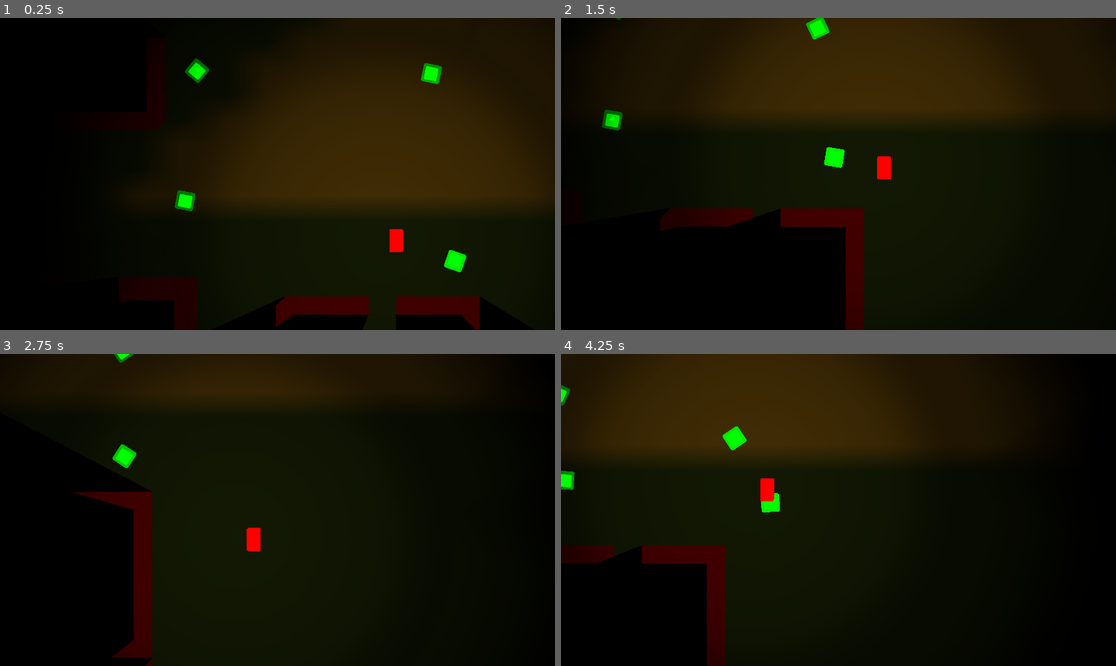
Above: before the commit, frames 1-4 (two rows, left to right).
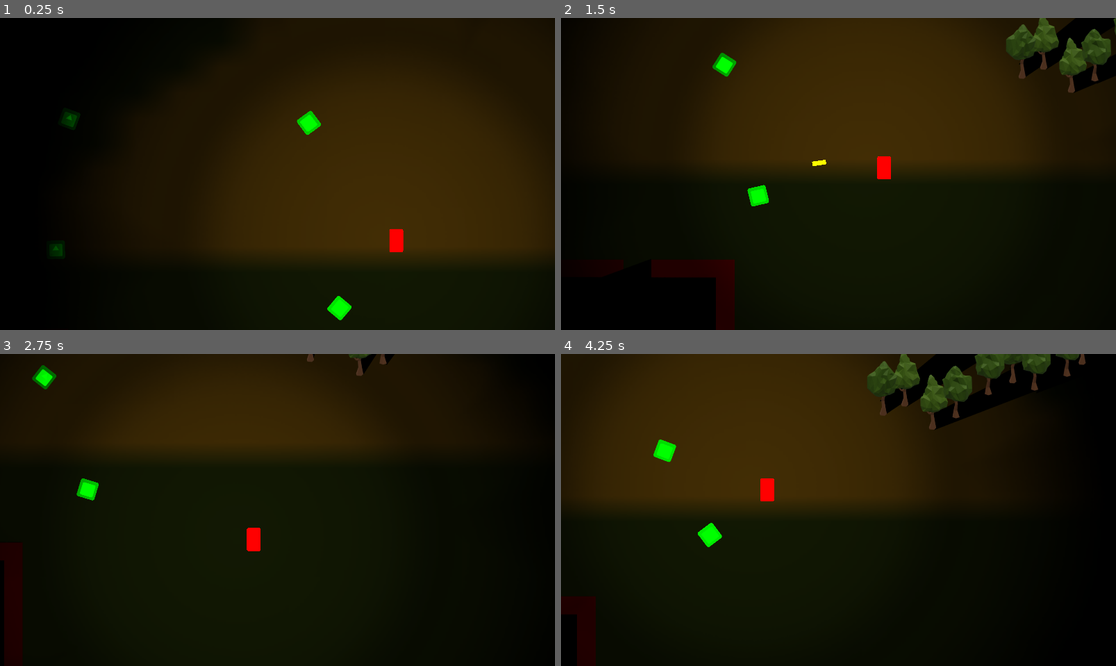
Above: after the commit, the same moments.

Repository: FlanGrande/WinShooter
Game: Godot game, scene res://scenes/BaseScene.tscn
Same seed, same stepped clock (60 frames per second), same inputs: the game is played once before the commit and once after it. The engine's default icon, where the game draws it, is replaced by a stand-in: a white triangle on a blue panel in a dark square.
Inputs (mouse positions are in pixels of both pictures, inside the frame that each line leads up to):
- Up to frame 1 (0.25 s): no input
- Up to frame 2 (1.5 s): move the mouse to (960, 158) at 0.52 s; hold D (move_right) 0.53-1.28 s; click (960, 158) at 0.6 s; move the mouse to (727, 189) at 1.27 s; hold S (move_down) from 1.28 s (still down); click (727, 189) at 1.35 s
- Up to frame 3 (2.75 s): move the mouse to (333, 441) at 2.02 s; release S (move_down) at 2.03 s; hold D (move_right) from 2.03 s (still down); click (333, 441) at 2.1 s
- Up to frame 4 (4.25 s): move the mouse to (810, 572) at 2.77 s; release D (move_right) at 2.78 s; hold W (move_up) 2.78-3.53 s; click (810, 572) at 2.85 s; move the mouse to (1005, 556) at 3.52 s; hold A (move_left) from 3.53 s (still down); click (1005, 556) at 3.6 s

The runs differ from the first frame. In frame 1, 13% of the frame differs, in the area x 8-100%, y 12-100%; in frame 2, 17%; in frame 3, 13%; in frame 4, 18%, in the area x 0-95%, y 0-100%.

Commit message:
Created a bunch of assets.

Diff:
--- a/scenes/BaseScene.tscn
+++ b/scenes/BaseScene.tscn
@@ -6,7 +6,12 @@
 [ext_resource path="res://scenes/Environment/WallBlock.tscn" type="PackedScene" id=4]
 [ext_resource path="res://scenes/BaseScene.gd" type="Script" id=5]
 [ext_resource path="res://textures/lights/light.png" type="Texture" id=6]
+[ext_resource path="res://scenes/Environment/Tree.tscn" type="PackedScene" id=7]
 [ext_resource path="res://scenes/Environment/PolygonWall.tscn" type="PackedScene" id=8]
+[ext_resource path="res://scenes/Environment/House.tscn" type="PackedScene" id=9]
+[ext_resource path="res://textures/environment/tree2.png" type="Texture" id=10]
+[ext_resource path="res://textures/environment/tree3.png" type="Texture" id=11]
+[ext_resource path="res://textures/environment/tree4.png" type="Texture" id=12]
 
 [sub_resource type="Environment" id=1]
 
@@ -29,6 +34,7 @@
 modulate = Color( 0.320313, 0.219237, 0.0262756, 1 )
 position = Vector2( 1568, 544 )
 scale = Vector2( 145.397, 88.9561 )
+z_index = -2
 texture = ExtResource( 1 )
 
 [node name="nd_outerWalls" type="Node2D" parent="."]
@@ -131,6 +137,115 @@
 [node name="Polygon2D" parent="nd_Buildings/House4/Room3/PolygonWall" index="0"]
 polygon = PoolVector2Array( -352.001, -383.999, -48.0009, -384, -48.0007, -304, -272.001, -303.999, -352, -207.999, -352, -111.999, -272, -15.9994, -64.0001, -15.9999, 31.9998, -112, 31.9996, -160, 95.9996, -160, 96, 31.9998, 32, 32, -416, 32.0009, -416.001, -383.999 )
 
+[node name="House" parent="nd_Buildings" instance=ExtResource( 9 )]
+position = Vector2( 3488, -240 )
+
+[node name="nd_Trees" type="Node2D" parent="."]
+
+[node name="Tree" parent="nd_Trees" instance=ExtResource( 7 )]
+position = Vector2( 3248, -272 )
+z_index = 0
+
+[node name="Tree7" parent="nd_Trees" instance=ExtResource( 7 )]
+position = Vector2( 2864, -96 )
+
+[node name="Tree8" parent="nd_Trees" instance=ExtResource( 7 )]
+position = Vector2( 2592, -64 )
+
+[node name="Tree19" parent="nd_Trees" instance=ExtResource( 7 )]
+position = Vector2( 2288, 272 )
+
+[node name="Tree20" parent="nd_Trees" instance=ExtResource( 7 )]
+position = Vector2( 2384, 352 )
+
+[node name="Tree9" parent="nd_Trees" instance=ExtResource( 7 )]
+position = Vector2( 2304, -96 )
+
+[node name="Tree10" parent="nd_Trees" instance=ExtResource( 7 )]
+position = Vector2( 2144, 64 )
+
+[node name="Tree2" parent="nd_Trees" instance=ExtResource( 7 )]
+position = Vector2( 3248, -176 )
+texture = ExtResource( 10 )
+
+[node name="Tree11" parent="nd_Trees" instance=ExtResource( 7 )]
+position = Vector2( 2768, -96 )
+texture = ExtResource( 10 )
+
+[node name="Tree12" parent="nd_Trees" instance=ExtResource( 7 )]
+position = Vector2( 2720, -16 )
+texture = ExtResource( 10 )
+
+[node name="Tree13" parent="nd_Trees" instance=ExtResource( 7 )]
+position = Vector2( 2544, -128 )
+z_index = 0
+texture = ExtResource( 10 )
+
+[node name="Tree6" parent="nd_Trees" instance=ExtResource( 7 )]
+position = Vector2( 3808, -48 )
+z_index = 2
+texture = ExtResource( 10 )
+
+[node name="Tree3" parent="nd_Trees" instance=ExtResource( 7 )]
+position = Vector2( 3632, 48 )
+z_index = 2
+texture = ExtResource( 11 )
+
+[node name="Tree14" parent="nd_Trees" instance=ExtResource( 7 )]
+position = Vector2( 2896, 128 )
+z_index = 2
+texture = ExtResource( 11 )
+
+[node name="Tree15" parent="nd_Trees" instance=ExtResource( 7 )]
+position = Vector2( 2656, 192 )
+z_index = 2
+texture = ExtResource( 11 )
+
+[node name="Tree16" parent="nd_Trees" instance=ExtResource( 7 )]
+position = Vector2( 2384, -112 )
+z_index = 2
+texture = ExtResource( 11 )
+
+[node name="Tree17" parent="nd_Trees" instance=ExtResource( 7 )]
+position = Vector2( 2224, -48 )
+z_index = 2
+texture = ExtResource( 11 )
+
+[node name="Tree18" parent="nd_Trees" instance=ExtResource( 7 )]
+position = Vector2( 2208, 304 )
+z_index = 2
+texture = ExtResource( 11 )
+
+[node name="Tree5" parent="nd_Trees" instance=ExtResource( 7 )]
+position = Vector2( 3760, -32 )
+z_index = 2
+texture = ExtResource( 11 )
+
+[node name="Tree4" parent="nd_Trees" instance=ExtResource( 7 )]
+position = Vector2( 3712, 32 )
+z_index = 2
+texture = ExtResource( 12 )
+
+[node name="Tree21" parent="nd_Trees" instance=ExtResource( 7 )]
+position = Vector2( 2848, 176 )
+z_index = 2
+texture = ExtResource( 12 )
+
+[node name="Tree22" parent="nd_Trees" instance=ExtResource( 7 )]
+position = Vector2( 2736, 224 )
+z_index = 2
+texture = ExtResource( 12 )
+
+[node name="Tree23" parent="nd_Trees" instance=ExtResource( 7 )]
+position = Vector2( 2576, 240 )
+z_index = 2
+texture = ExtResource( 12 )
+
+[node name="Tree24" parent="nd_Trees" instance=ExtResource( 7 )]
+position = Vector2( 2464, 320 )
+z_index = 2
+texture = ExtResource( 12 )
+
 [node name="Enemy" parent="." instance=ExtResource( 3 )]
 position = Vector2( 216, 224 )
 
@@ -145,13 +260,7 @@
 
 [node name="Niwt" parent="." instance=ExtResource( 2 )]
 visible = false
-position = Vector2( 928, 832 )
-
-[node name="WallBlock" parent="." instance=ExtResource( 4 )]
-position = Vector2( 544, -160 )
-
-[node name="WallBlock2" parent="." instance=ExtResource( 4 )]
-position = Vector2( 608, -160 )
+position = Vector2( 1376, 656 )
 
 [editable path="nd_Buildings/House1/PolygonWall"]
 
--- /dev/null
+++ b/scenes/Environment/House.gd
@@ -0,0 +1,29 @@
+extends Node2D
+
+
+# Declare member variables here. Examples:
+# var a = 2
+# var b = "text"
+
+
+# Called when the node enters the scene tree for the first time.
+func _ready():
+	$spr_House.visible = true
+	pass # Replace with function body.
+
+
+# Called every frame. 'delta' is the elapsed time since the previous frame.
+#func _process(delta):
+#	pass
+
+
+func _on_Area2D_body_entered(body):
+	if body.is_in_group("niwt"):
+		$spr_House.visible = false
+		print("Enter")
+
+
+func _on_Area2D_body_exited(body):
+	if body.is_in_group("niwt"):
+		$spr_House.visible = true
+		print("Exit")
--- /dev/null
+++ b/scenes/Environment/House.tscn
@@ -0,0 +1,38 @@
+[gd_scene load_steps=5 format=2]
+
+[ext_resource path="res://textures/environment/house1.png" type="Texture" id=1]
+[ext_resource path="res://scenes/Environment/PolygonWall.tscn" type="PackedScene" id=2]
+[ext_resource path="res://scenes/Environment/House.gd" type="Script" id=3]
+
+[sub_resource type="LineShape2D" id=1]
+normal = Vector2( 0.04279, -0.999084 )
+
+[node name="House" type="Node2D"]
+script = ExtResource( 3 )
+
+[node name="PolygonWall" parent="." instance=ExtResource( 2 )]
+position = Vector2( 147.109, -105.785 )
+
+[node name="Polygon2D" parent="PolygonWall" index="0"]
+color = Color( 0.301961, 0.129412, 0.0901961, 1 )
+polygon = PoolVector2Array( 126.411, -100.074, 472.372, 105.892, 474.477, 170.103, -17.1049, 436.421, -249.738, 284.841, -251.843, 235.367, -125.527, 314.315, 165.002, 140.629, 180.791, 153.261, 74.4747, 217.472, 126.054, 256.42, 112.37, 265.893, 58.6852, 226.946, -111.842, 323.789, -14.9996, 385.894, 446.056, 142.735, 322.897, 69.0499, 229.213, 124.84, 215.528, 115.366, 307.108, 60.6288, 250.265, 22.7338, 215.528, 41.6813, 200.791, 30.1023, 234.476, 13.2601, 126.054, -50.9509, 3.94791, 17.4706, 110.264, 78.5237, 157.633, 53.2603, 172.37, 64.8394, -10.789, 170.103, -82.1189, 122.009, -66.6432, 110.606, -11.8417, 145.893, 82.8958, 92.208, -22.3681, 30.1023, -376.055, 220.63, -374.963, 171.3 )
+
+[node name="spr_House" type="Sprite" parent="."]
+light_mask = 2
+position = Vector2( 147.109, -105.785 )
+z_index = 1
+texture = ExtResource( 1 )
+flip_h = true
+
+[node name="Area2D" type="Area2D" parent="."]
+position = Vector2( -116.975, 122.281 )
+rotation = 3.66519
+
+[node name="CollisionShape2D" type="CollisionShape2D" parent="Area2D"]
+position = Vector2( -2.81401, -22.1231 )
+shape = SubResource( 1 )
+one_way_collision = true
+[connection signal="body_entered" from="Area2D" to="." method="_on_Area2D_body_entered"]
+[connection signal="body_exited" from="Area2D" to="." method="_on_Area2D_body_exited"]
+
+[editable path="PolygonWall"]
--- /dev/null
+++ b/scenes/Environment/Tree.gd
@@ -0,0 +1,13 @@
+extends Sprite
+
+export var tree_image : Texture
+
+# Called when the node enters the scene tree for the first time.
+func _ready():
+	texture = tree_image
+	pass # Replace with function body.
+
+
+# Called every frame. 'delta' is the elapsed time since the previous frame.
+#func _process(delta):
+#	pass
--- /dev/null
+++ b/scenes/Environment/Tree.tscn
@@ -0,0 +1,16 @@
+[gd_scene load_steps=3 format=2]
+
+[ext_resource path="res://textures/environment/tree1.png" type="Texture" id=1]
+
+[sub_resource type="OccluderPolygon2D" id=1]
+cull_mode = 1
+polygon = PoolVector2Array( -11.876, 94.2868, -14.9678, 88.3411, -8.30859, 44.3429, 2.15585, 43.3916, 10.7177, 89.0546, 3.82065, 95.476 )
+
+[node name="Tree" type="Sprite"]
+light_mask = 2
+z_index = 1
+texture = ExtResource( 1 )
+
+[node name="LightOccluder2D" type="LightOccluder2D" parent="."]
+z_as_relative = false
+occluder = SubResource( 1 )
--- a/scenes/Environment/WallBlock.tscn
+++ b/scenes/Environment/WallBlock.tscn
@@ -1,33 +1,13 @@
-[gd_scene load_steps=6 format=2]
+[gd_scene load_steps=4 format=2]
 
 [ext_resource path="res://icon.png" type="Texture" id=1]
 [ext_resource path="res://scenes/Environment/WallBlock.gd" type="Script" id=2]
 
-[sub_resource type="OccluderPolygon2D" id=1]
-cull_mode = 1
-polygon = PoolVector2Array( -32, -32, 32, -32, 32, 32, -32, 32 )
-
-[sub_resource type="CanvasItemMaterial" id=3]
-
-[sub_resource type="RectangleShape2D" id=2]
+[sub_resource type="RectangleShape2D" id=1]
 extents = Vector2( 32, 32 )
 
 [node name="WallBlock" type="Node2D"]
 script = ExtResource( 2 )
-
-[node name="LightOccluder2D" type="LightOccluder2D" parent="."]
-visible = false
-occluder = SubResource( 1 )
-
-[node name="Light2D" type="Light2D" parent="."]
-visible = false
-texture = ExtResource( 1 )
-
-[node name="Sprite" type="Sprite" parent="."]
-material = SubResource( 3 )
-position = Vector2( -2.86102e-06, 0 )
-texture = ExtResource( 1 )
-region_rect = Rect2( 0, 0, 1000, 1000 )
 
 [node name="StaticBody2D" type="StaticBody2D" parent="." groups=[
 "walls",
@@ -36,4 +16,10 @@
 collision_mask = 3
 
 [node name="CollisionShape2D" type="CollisionShape2D" parent="StaticBody2D"]
-shape = SubResource( 2 )
+shape = SubResource( 1 )
+
+[node name="Sprite" type="Sprite" parent="."]
+modulate = Color( 0, 0, 0, 1 )
+position = Vector2( -2.86102e-06, 0 )
+texture = ExtResource( 1 )
+region_rect = Rect2( 0, 0, 1000, 1000 )
--- a/scenes/Niwt/Niwt.tscn
+++ b/scenes/Niwt/Niwt.tscn
@@ -12,6 +12,7 @@
 [node name="Niwt" type="KinematicBody2D" groups=[
 "niwt",
 ]]
+z_index = 2
 script = ExtResource( 2 )
 
 [node name="spr_Niwt" type="Sprite" parent="."]
Not shown: 1 places in scenes/BaseScene.tscn that only renumber resources
Binary file added: textures/environment/house1.png
Not shown, added: textures/environment/house1.png.import
Binary file added: textures/environment/tree1.png
Not shown, added: textures/environment/tree1.png.import
Binary file added: textures/environment/tree2.png
Not shown, added: textures/environment/tree2.png.import
Binary file added: textures/environment/tree3.png
Not shown, added: textures/environment/tree3.png.import
Binary file added: textures/environment/tree4.png
Not shown, added: textures/environment/tree4.png.import
